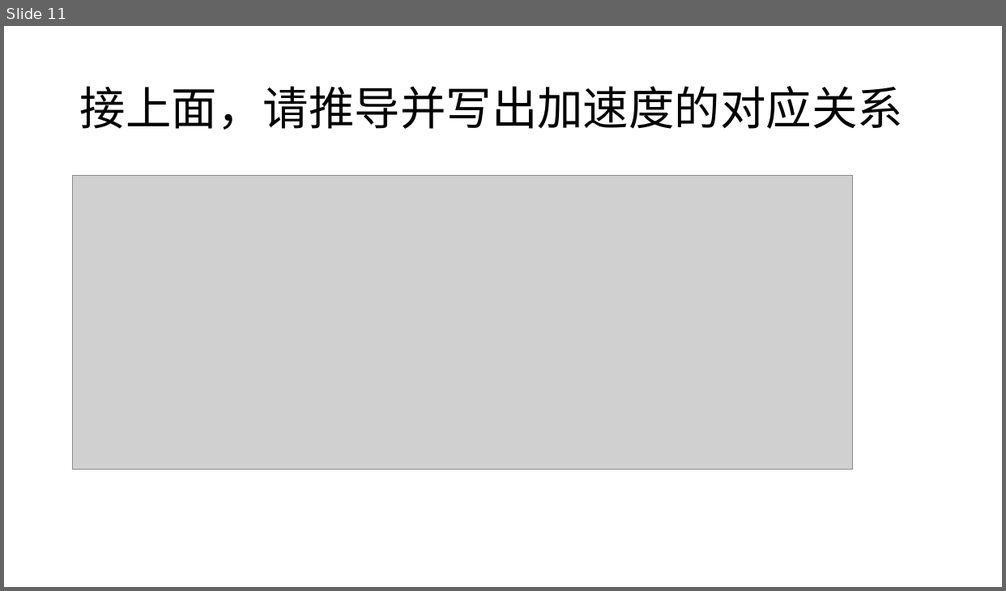
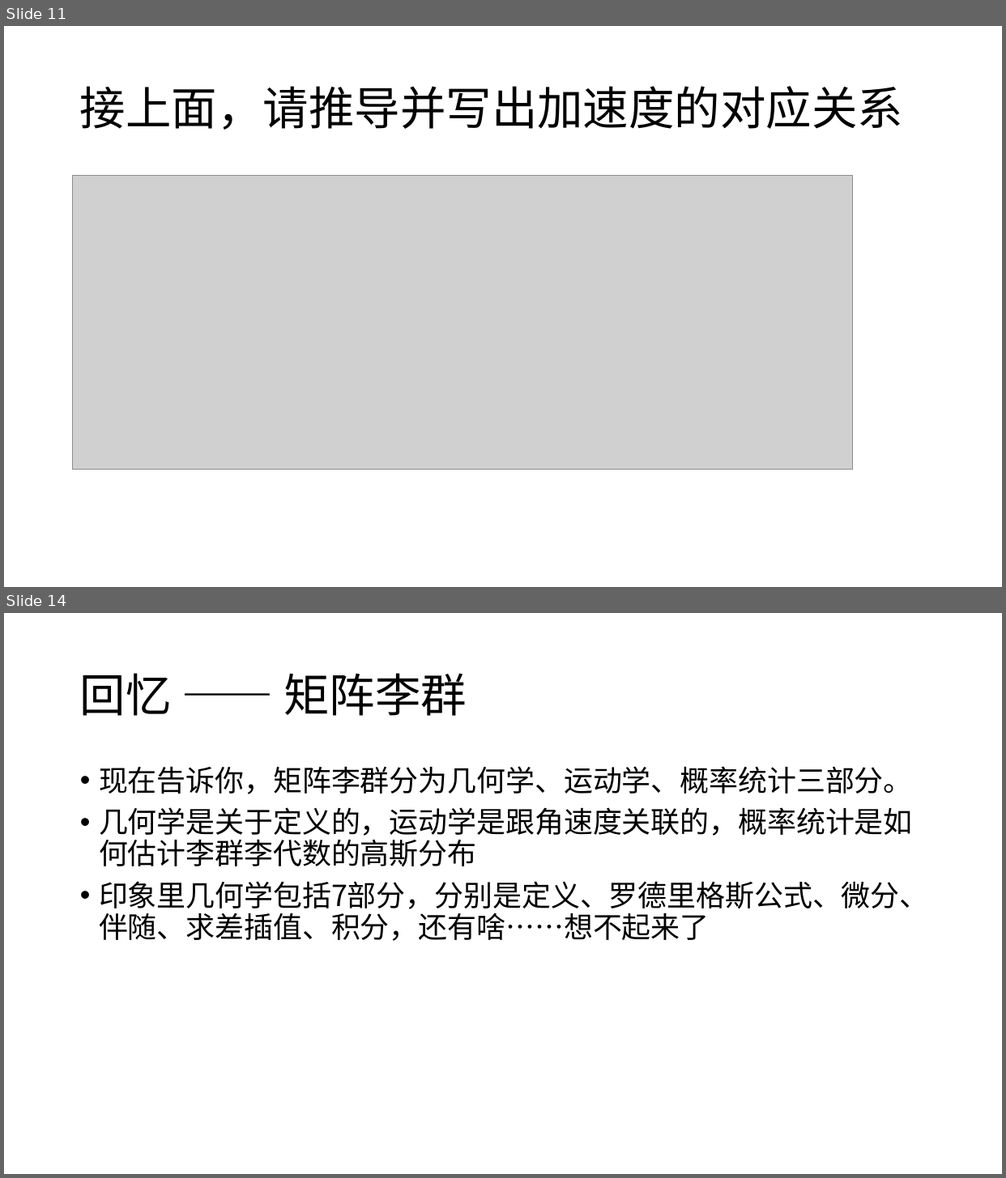
Before and after one commit to CR7dongfeng/State-Estimation, a slide deck: 3D知识清单.pptx. Shown one above the other, each under a label of ours: slide 11 before the commit, slides 11 and 14 after it; the slides between them are not shown. The pictures are 1006x591 and 1006x1178 pixels, drawn with LibreOffice and Linux fonts; fonts in the diff are those of the drawing; grey boxes stand for pictures. Boxes give left, top, right and bottom in pixels: in the first picture for what was removed or moved away, otherwise in the second. Text is boxed around its words. In the diff, an @@ line names an element or a change of style, - is before the commit and + after.

```diff
--- a/3D知识清单.pptx
+++ b/3D知识清单.pptx
@@ slide 14 added at [4,613,1002,1174], background #FFFFFF @@
@@ title added at [80,673,467,716], 44 pt, text #000000 @@
+回忆 —— 矩阵李群
@@ text added at [99,766,929,941], 28 pt, text #000000 @@
+• 现在告诉你，矩阵李群分为几何学、运动学、概率统计三部分。
+• 几何学是关于定义的，运动学是跟角速度关联的，概率统计是如何估计李群李代数的高斯分布
+• 印象里几何学包括7部分，分别是定义、罗德里格斯公式、微分、伴随、求差插值、积分，还有啥……想不起来了
```
Also in this commit, not shown: 2 slides changed, 16 other slides added.
